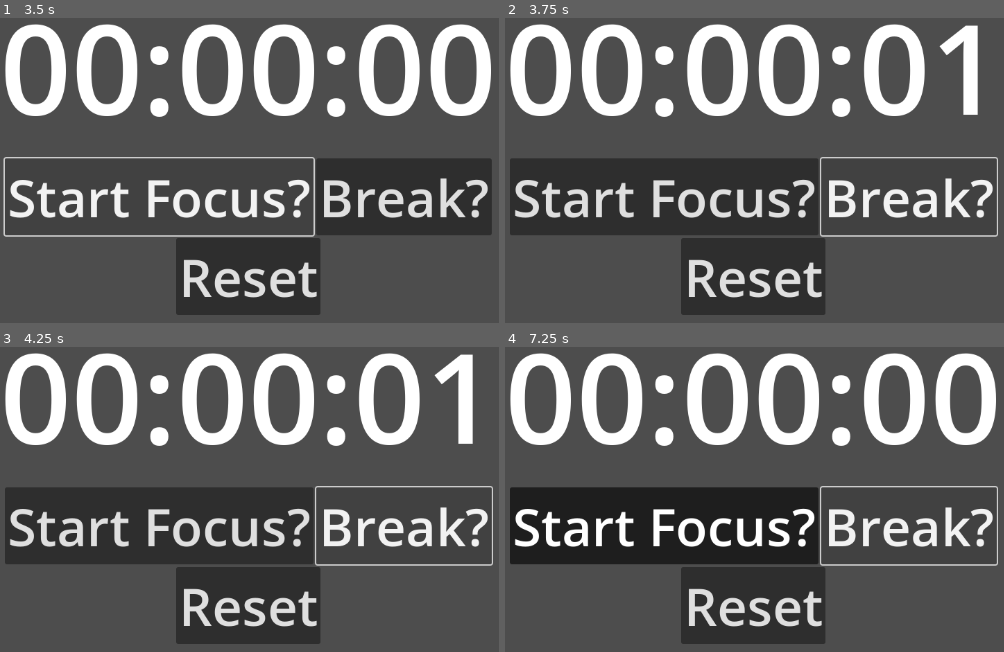
Above: before the commit, frames 1-4 (two rows, left to right).
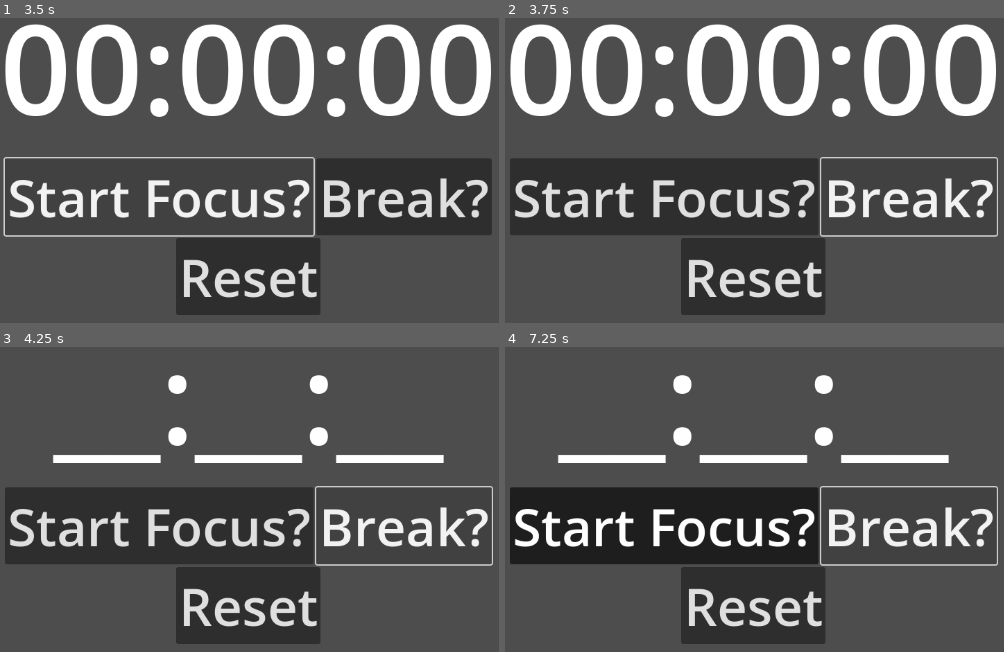
Above: after the commit, the same moments.

Repository: EOMJ89/flowmodoro-godot-4
Game: Godot game, scene res://stop_watch.tscn
Two runs of this game, one before a commit and one after it. Both use one fixed random seed, a clock stepped at 60 frames per second and the inputs below.
Inputs:
- Up to frame 1 (3.5 s): click "Break?" at 0.5 s; click "Reset" at 1.25 s; click "Start Focus?" at 2 s; click "Start Focus?" at 2.75 s
- Up to frame 2 (3.75 s): click "Break?" at 3.5 s
- Up to frame 3 (4.25 s): no input
- Up to frame 4 (7.25 s): click "Start Focus?" at 4.25 s; click "Break?" at 5 s; tap Enter at 5.75 s; tap Space at 6.5 s

Frame 1 is identical in both runs. In frame 2, 2.3% of the frame differs, in the area x 86-99%, y 1-33%; in frame 3, 14%; in frame 4, 15%, in the area x 1-99%, y 1-39%.

Commit message:
se agrega division de break time (rango posible 3-5)

Diff:
--- a/Countdown.gd
+++ b/Countdown.gd
@@ -3,6 +3,8 @@
 
 
 signal countdown_ended
+
+@export_range(3, 5, 1.0) var time_divisor: float = 3
 
 
 func _ready() -> void:
@@ -18,8 +20,9 @@
 	self.verify_end_of_countdown()
 
 
-func initialize_end_time(time_elapsed) -> void:
-	self.runStartTimestamp = self.currTime + time_elapsed + 1
+func initialize_end_time(time_elapsed: float) -> void:
+	var future_time: float = time_elapsed / self.time_divisor
+	self.runStartTimestamp = floori(self.currTime + future_time) + 0.999
 
 
 func verify_end_of_countdown() -> void:
@@ -27,6 +30,6 @@
 		return
 
 	if self.totalTime <= 0:
-		print("se a acabado el tiempo")
+		print("Tiempo terminado en ", self.name)
 		self.countdown_ended.emit()
 		self.reset()
--- a/MainNode.gd
+++ b/MainNode.gd
@@ -11,7 +11,7 @@
 
 
 func _ready() -> void:
-	self._on_reset_button_pressed()
+	self.reset_main_component()
 
 
 func _process(_delta: float) -> void:
@@ -37,9 +37,17 @@
 
 
 func _on_reset_button_pressed() -> void:
+	self.reset_main_component()
+
+
+func reset_main_component() -> void:
+	self.reset_both_timers()
+	self.currMode = GLOBALS.ModeType.NONE
+
+
+func reset_both_timers() -> void:
 	self.stopWatch.reset()
 	self.countdown.reset()
-	self.currMode = GLOBALS.ModeType.NONE
 
 
 func set_timer_text(text: String) -> void:
@@ -52,17 +60,15 @@
 			pass
 		GLOBALS.ModeType.FOCUS:
 			var time_elapsed: float = self.stopWatch.totalTime
-			self.stopWatch.reset()
-			self.countdown.reset()
+			self.reset_both_timers()
 			self.countdown.initialize_end_time(time_elapsed)
 			self.countdown.switch_mode()
 			self.currMode = GLOBALS.ModeType.BREAK
 		GLOBALS.ModeType.BREAK:
-			self.stopWatch.reset()
-			self.countdown.reset()
+			self.reset_both_timers()
 			self.stopWatch.switch_mode()
 			self.currMode = GLOBALS.ModeType.FOCUS
 
 
 func _on_countdown_countdown_ended():
-	self._on_reset_button_pressed()
+	self.reset_main_component()
--- a/stop_watch.tscn
+++ b/stop_watch.tscn
@@ -18,6 +18,7 @@
 
 [node name="Countdown" type="Node" parent="."]
 script = ExtResource("3_fk54w")
+time_divisor = 5.0
 
 [node name="TimeLabel" type="Label" parent="."]
 offset_right = 716.0
